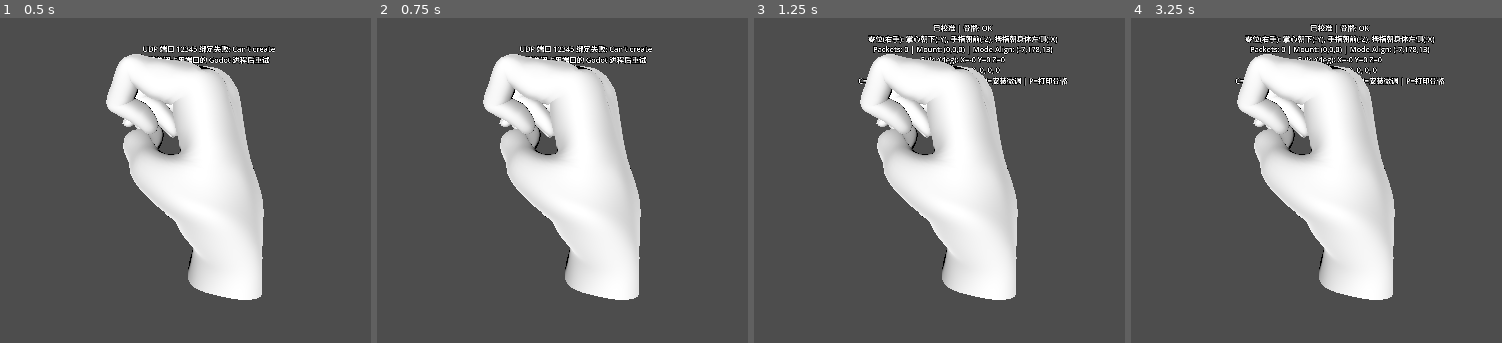
Above: before the commit, frames 1-4 (left to right).
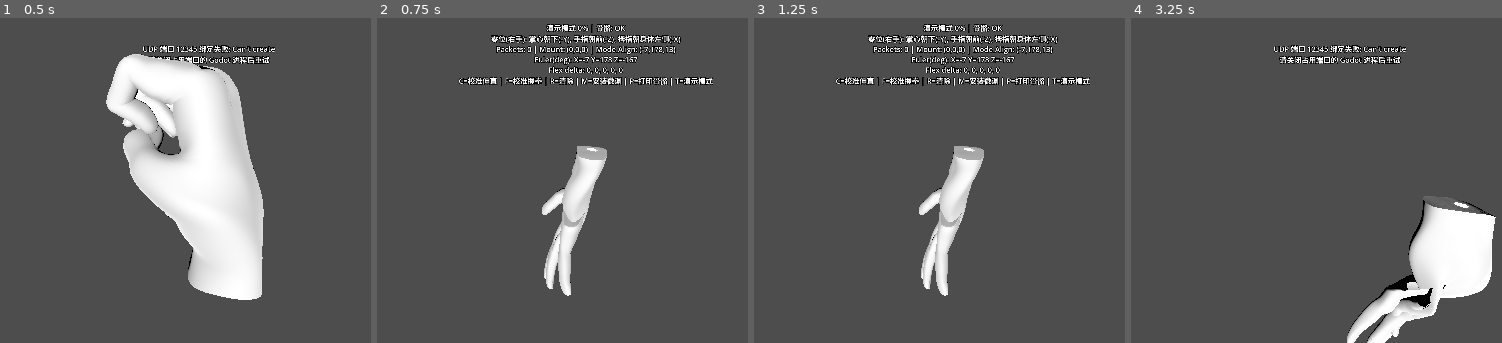
Above: after the commit, the same moments.

Repository: yefengdizhou-cloud/test
Game: Godot game, scene res://test.tscn
The game is run twice, just before and just after one commit, with the same random seed, the same clock (stepped at 60 frames per second) and the same inputs.
Inputs:
- Up to frame 1 (0.5 s): no input
- Up to frame 2 (0.75 s): tap Enter at 0.5 s; tap T at 0.6 s
- Up to frame 3 (1.25 s): tap C at 0.8 s
- Up to frame 4 (3.25 s): tap Space at 1.25, 2.75 s; tap C at 1.35 s; tap F at 1.55, 2.1 s; tap Enter at 2 s; tap M at 2.3, 2.85 s; tap T at 3.05 s

Frame 1 is identical in both runs. In frame 2, 23% of the frame differs, in the area x 22-91%, y 1-87%; in frame 3, 21%; in frame 4, 31%, in the area x 28-99%, y 1-100%.

Commit message:
fix: finger bend calibration, demo mode, and Bugbot findings
Repair corrupt flex_closed validation, demo-mode dead zone bypass, UDP
backlog drain, and calibration guards so all five fingers bend reliably
on scene.gltf; add handoff doc and bend diagnostic script.

Co-authored-by: Cursor <cursoragent@cursor.com>

Diff:
--- a/Main.gd
+++ b/Main.gd
@@ -91,6 +91,11 @@
 var _bones_ready := false
 var _visibility_applied := false
 var _wrist_bind_quat := Quaternion.IDENTITY
+var _demo_mode := false
+var _demo_bend := 0.0
+
+const _DEFAULT_FLEX_CLOSED: Array[float] = [680.0, 422.0, 624.0, 540.0, 535.0]
+const _MIN_FLEX_SPAN_WARN := 25.0
 
 const _WRIST_CANDIDATES: Array[String] = [
 	"hand.R", "hand.R_02", "hand.R.001", "RightHand", "mixamorig:RightHand",
@@ -170,9 +175,20 @@
 				_cycle_mount_preset()
 			KEY_P:
 				_print_bone_names()
+			KEY_T:
+				_toggle_demo_mode()
+			KEY_EQUAL, KEY_KP_ADD:
+				_adjust_demo_bend(0.05)
+			KEY_MINUS, KEY_KP_SUBTRACT:
+				_adjust_demo_bend(-0.05)
 
 
 func _process(delta: float) -> void:
+	if _demo_mode:
+		_drain_udp_packets()
+		_apply_demo_scene(delta)
+		return
+
 	if not _udp_ready:
 		return
 
@@ -215,6 +231,13 @@
 		_flex_recent.pop_front()
 	if _packet_count == 1:
 		print("First UDP packet received")
+
+
+func _drain_udp_packets() -> void:
+	if not _udp_ready:
+		return
+	while udp_peer.get_available_packet_count() > 0:
+		udp_peer.get_packet()
 
 
 func _setup_skeleton() -> void:
@@ -771,6 +794,35 @@
 	]
 
 
+func _default_flex_closed(finger: int) -> float:
+	if finger < 0 or finger >= 5:
+		return 600.0
+	return _DEFAULT_FLEX_CLOSED[finger]
+
+
+func _validate_flex_closed() -> void:
+	var labels := ["thumb", "index", "middle", "ring", "pinky"]
+	var repaired := false
+	for i in 5:
+		var open_v := _flex_open_value(i)
+		var span := open_v - flex_closed_finger[i]
+		if flex_closed_finger[i] >= open_v:
+			var fallback := minf(_default_flex_closed(i), open_v - _MIN_FLEX_SPAN_WARN)
+			push_warning(
+				"Finger %s: flex_closed %.0f >= open %.0f, reset to %.0f"
+				% [labels[i], flex_closed_finger[i], open_v, fallback]
+			)
+			flex_closed_finger[i] = fallback
+			repaired = true
+		elif span < _MIN_FLEX_SPAN_WARN:
+			push_warning(
+				"Finger %s: flex span only %.0f ADC — re-calibrate with F if bending is weak"
+				% [labels[i], span]
+			)
+	if repaired and is_calibrated:
+		_save_calibration()
+
+
 func _flex_open_value(finger: int) -> float:
 	if finger < 0 or finger >= 5:
 		return 950.0
@@ -800,7 +852,7 @@
 	return out
 
 
-func _filter_flex(raw_flex: Array[float], delta: float) -> Array[float]:
+func _filter_flex(raw_flex: Array[float], delta: float, apply_dead_zone: bool = true) -> Array[float]:
 	var out: Array[float] = []
 	out.resize(5)
 	var alpha := 1.0
@@ -808,7 +860,7 @@
 		alpha = 1.0 - exp(-delta / flex_smooth_time)
 	for i in 5:
 		var v := raw_flex[i]
-		if is_calibrated:
+		if is_calibrated and apply_dead_zone:
 			var dz := _flex_dead_zone_for(i)
 			if absf(v) < dz:
 				v = 0.0
@@ -845,7 +897,8 @@
 func _flex_to_bend(flex_value: float, finger_idx: int, use_calibrated_delta: bool) -> float:
 	var span := _flex_span(finger_idx)
 	var effective_span := span * _flex_bend_range_ratio(finger_idx)
-	if effective_span < 1.0:
+	# 仅拒绝 corrupt span（closed>=open 时 _flex_span 返回 1）；勿用 effective_span<1 判无效
+	if span < 1.0:
 		return 0.0
 	if use_calibrated_delta:
 		return clampf(-flex_value / effective_span, 0.0, 1.0)
@@ -941,6 +994,9 @@
 
 
 func calibrate_now() -> void:
+	if _demo_mode:
+		print("Demo mode active — press T to exit before calibrating")
+		return
 	if hand_quat_raw.length_squared() < 0.1:
 		print("Calibration skipped: no quaternion data yet")
 		return
@@ -952,6 +1008,7 @@
 		flex_rest[i] = _average_recent_flex(i)
 	is_calibrated = true
 	_reset_flex_filter_state()
+	_validate_flex_closed()
 	_save_calibration()
 
 	print(
@@ -979,6 +1036,9 @@
 
 
 func calibrate_fist_closed() -> void:
+	if _demo_mode:
+		print("Demo mode active — press T to exit before calibrating")
+		return
 	for i in 5:
 		flex_closed_finger[i] = _average_recent_flex(i)
 	print(
@@ -988,6 +1048,7 @@
 			flex_closed_finger[3], flex_closed_finger[4],
 		]
 	)
+	_validate_flex_closed()
 	if is_calibrated:
 		_save_calibration()
 	_reset_flex_filter_state()
@@ -1052,6 +1113,43 @@
 	var hand_quat := _model_align_quat * get_calibrated_quat()
 	var flex := _filter_flex(get_calibrated_flex(), delta)
 
+	_apply_wrist_pose(hand_quat)
+	_apply_finger_poses(flex)
+	_update_debug_label(hand_quat, flex)
+
+
+func _toggle_demo_mode() -> void:
+	_demo_mode = not _demo_mode
+	if _demo_mode:
+		_demo_bend = 0.0
+		_reset_flex_filter_state()
+		print("Demo mode ON — +/- adjust bend, T exit (no BLE needed)")
+	else:
+		_drain_udp_packets()
+		_reset_flex_filter_state()
+		print("Demo mode OFF — UDP backlog cleared")
+	_update_help_text()
+
+
+func _adjust_demo_bend(delta: float) -> void:
+	if not _demo_mode:
+		return
+	_demo_bend = clampf(_demo_bend + delta, 0.0, 1.0)
+	print("Demo bend: %.0f%%" % (_demo_bend * 100.0))
+
+
+func _demo_flex_delta() -> Array[float]:
+	var out: Array[float] = []
+	out.resize(5)
+	for i in 5:
+		var effective_span := _flex_span(i) * _flex_bend_range_ratio(i)
+		out[i] = -_demo_bend * effective_span
+	return out
+
+
+func _apply_demo_scene(delta: float) -> void:
+	var flex := _filter_flex(_demo_flex_delta(), delta, false)
+	var hand_quat := _model_align_quat * get_calibrated_quat()
 	_apply_wrist_pose(hand_quat)
 	_apply_finger_poses(flex)
 	_update_debug_label(hand_quat, flex)
@@ -1123,6 +1221,8 @@
 
 func _update_debug_label(hand_quat: Quaternion, flex: Array[float]) -> void:
 	var calib_text := "已校准" if is_calibrated else "未校准（摆好零位后按 C）"
+	if _demo_mode:
+		calib_text = "演示模式 %.0f%%" % (_demo_bend * 100.0)
 	var euler := hand_quat.get_euler()
 	var skel_text := "骨骼: OK" if _bones_ready else "骨骼: 未就绪(按P查骨骼名)"
 	debug_label.text = (
@@ -1131,7 +1231,7 @@
 			+ "Packets: %d | Mount: (%.0f,%.0f,%.0f) | ModelAlign: (%.0f,%.0f,%.0f)\n"
 			+ "Euler(deg): X=%.0f Y=%.0f Z=%.0f\n"
 			+ "Flex delta: %.0f, %.0f, %.0f, %.0f, %.0f\n"
-			+ "C=校准伸直 | F=校准握拳 | R=清除 | M=安装微调 | P=打印骨骼"
+			+ "C=校准伸直 | F=校准握拳 | R=清除 | M=安装微调 | P=打印骨骼 | T=演示模式"
 		)
 		% [
 			calib_text,
@@ -1160,8 +1260,8 @@
 		(
 			"等待 UDP 端口 %d 数据... (%.0f 秒)\n"
 			+ "%s\n\n"
-			+ "1. 将 FpsArmsHigh.fbx 拖入场景 HandModel 下\n"
-			+ "2. 摆零位后按 C 校准\n"
+			+ "1. 手模已使用 assets/scene.gltf\n"
+			+ "2. 摆零位后按 C 校准；无手套时按 T 进入演示模式（+/- 调弯拢）\n"
 			+ "3. 握紧拳后按 F 记录握拳 flex（可选，已有实测默认值）\n"
 			+ "4. 骨骼不对时按 P 查看名称并在 Inspector 填写"
 		)
@@ -1231,4 +1331,5 @@
 
 	is_calibrated = true
 	_reset_flex_filter_state()
+	_validate_flex_closed()
 	print("Loaded glove calibration v", CALIBRATION_VERSION)
--- /dev/null
+++ b/_gltf_bend_debug.gd
@@ -0,0 +1,63 @@
+extends SceneTree
+
+func _init() -> void:
+	var main: Node = load("res://test.tscn").instantiate()
+	root.add_child(main)
+	await process_frame
+	await process_frame
+
+	main.set("is_calibrated", true)
+	main.set("flex_rest", [988.0, 907.0, 925.0, 829.0, 961.0])
+	var sk: Skeleton3D = main.find_child("Skeleton3D", true, false) as Skeleton3D
+	var labels := ["thumb", "index", "middle", "ring", "pinky"]
+
+	var bend := 0.5
+	var flex: Array[float] = []
+	flex.resize(5)
+	for fi in 5:
+		flex[fi] = -bend * main.call("_flex_span", fi) * main.call("_flex_bend_range_ratio", fi)
+
+	print("=== per-finger bend debug (bend=%.1f) ===" % bend)
+	print("flex_rest=", main.get("flex_rest"))
+	print("flex_closed=", main.get("flex_closed_finger"))
+	for fi in 5:
+		print(
+			"  %s span=%.1f ratio=%.2f"
+			% [labels[fi], main.call("_flex_span", fi), main.call("_flex_bend_range_ratio", fi)]
+		)
+	for fi in 5:
+		var b: float = main.call("_flex_to_bend", flex[fi], fi, true)
+		var spread: float = main.call("_finger_spread_phase", b)
+		var curl: float = main.call("_finger_curl_phase", b)
+		var flexion: float = main.call("_finger_flexion_rad", fi, curl)
+		if fi > 0:
+			flexion = -flexion
+		var abduct: float = main.call("_finger_abduction_rad", fi, spread, curl)
+		print(
+			"%s flex=%.1f bend=%.3f curl=%.3f flexion=%.4f abduct=%.4f"
+			% [labels[fi], flex[fi], b, curl, flexion, abduct]
+		)
+
+	main.call("_apply_finger_poses", flex)
+	for bi in sk.get_bone_count():
+		sk.force_update_bone_child_transform(bi)
+
+	var chains: Array = main.get("_finger_chain_indices")
+	for fi in 5:
+		var chain: Array = chains[fi]
+		if chain.is_empty():
+			continue
+		var tip_idx: int = chain[chain.size() - 1]
+		var tip_name := sk.get_bone_name(tip_idx)
+		var pose_rot := sk.get_bone_pose_rotation(tip_idx)
+		var tip_pos := sk.get_bone_global_pose(tip_idx).origin
+		print(
+			"%s tip=%s pose_euler=%s pos=%s"
+			% [
+				labels[fi],
+				tip_name,
+				pose_rot.get_euler(),
+				tip_pos,
+			]
+		)
+	quit()
Not shown, added: HANDOFF_DATA_GLOVE.md
